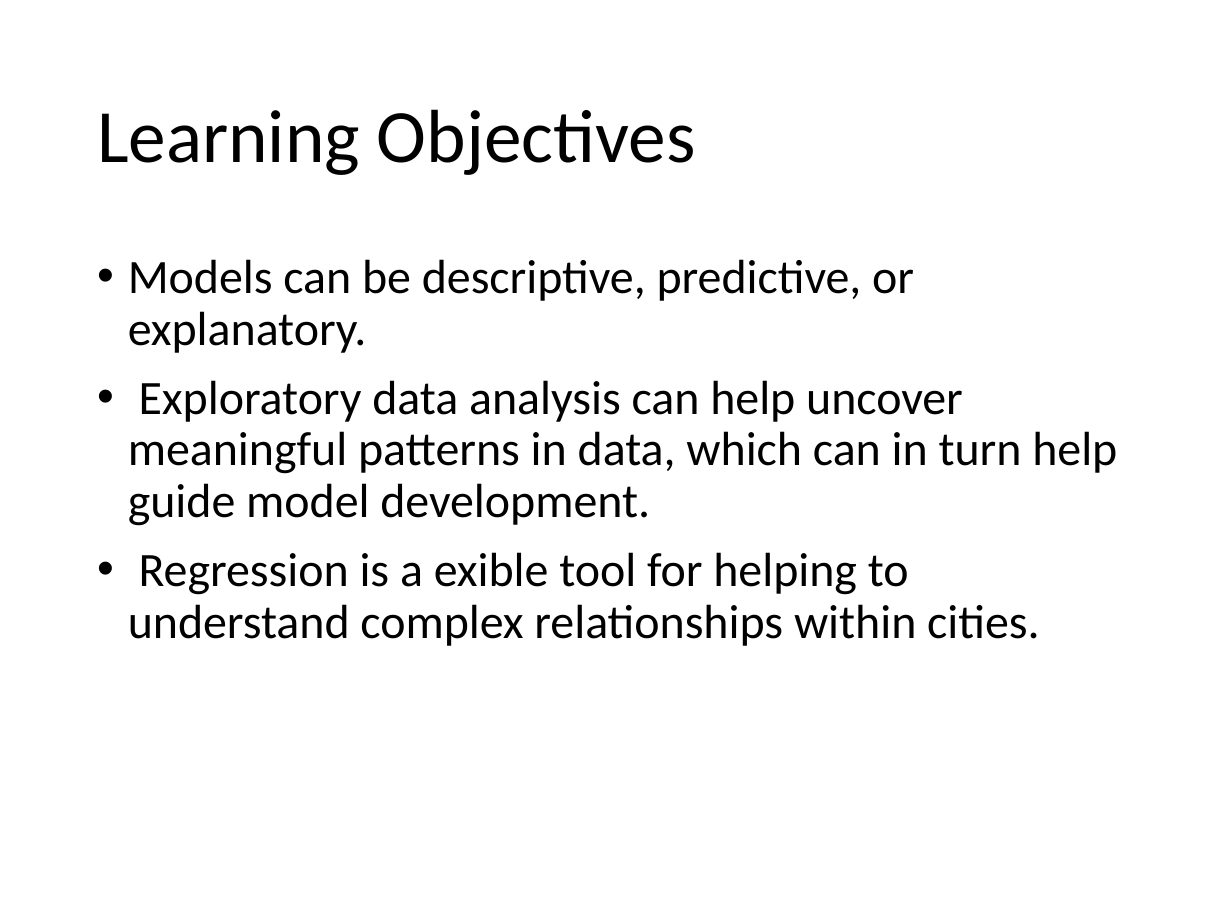
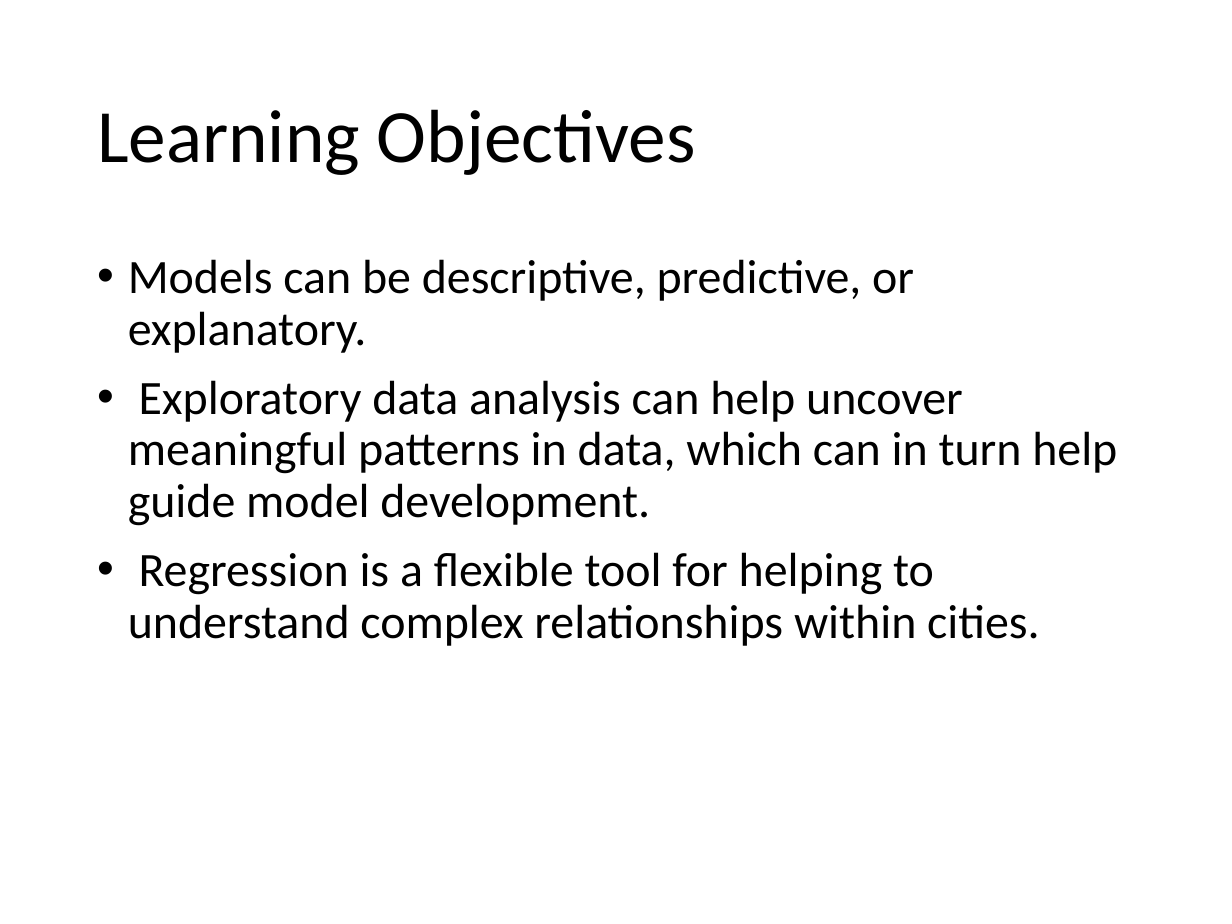
Before and after one commit to alexsingleton/urban_analytics, a slide deck: slide 2 of Slides/11_Lecture.pptx. Drawn at 1232x924 pixels with LibreOffice and Linux fonts; fonts in the diff are those of the drawing. Boxes give left, top, right and bottom in pixels: in the first picture for what was removed or moved away, otherwise in the second. Text is boxed around its words. In the diff, an @@ line names an element or a change of style, - is before the commit and + after.

```diff
--- a/Slides/11_Lecture.pptx
+++ b/Slides/11_Lecture.pptx
@@ text at [128,552,1039,646]: text changed @@
-• Regression is a exible tool for helping to understand complex relationships within cities.
+• Regression is a flexible tool for helping to understand complex relationships within cities.
```
Also in this commit, not shown: 9 other slides changed, 1 slide removed, 8 other files.
